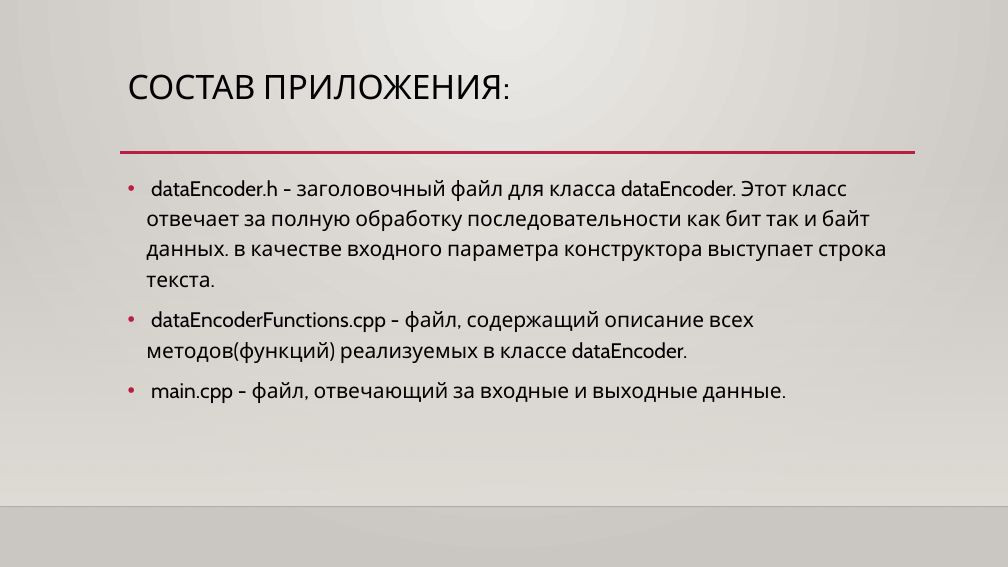
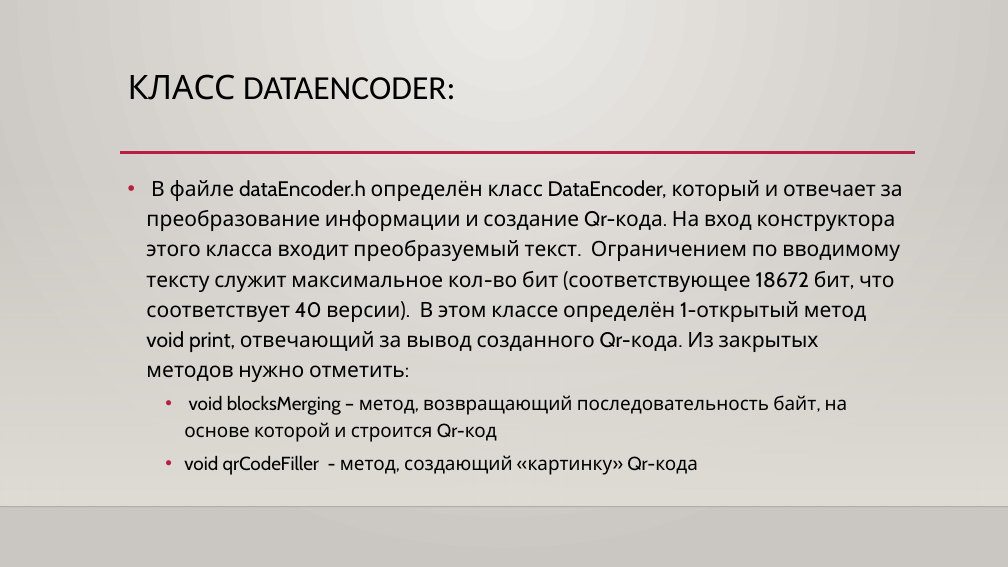
Before and after one commit to Kotolow/Qr-codes, a slide deck: slide 3 of demo/Qr-codes_presentation.pptx. Drawn at 1008x567 pixels with LibreOffice and Linux fonts; fonts in the diff are those of the drawing; background and template pictures are left out. Boxes give left, top, right and bottom in pixels: in the first picture for what was removed or moved away, otherwise in the second. Text is boxed around its words. In the diff, an @@ line names an element or a change of style, - is before the commit and + after.

```diff
--- a/demo/Qr-codes_presentation.pptx
+++ b/demo/Qr-codes_presentation.pptx
@@ title at [128,74,456,100]: text changed; font Cabin to Calibri @@
-СОСТАВ ПРИЛОЖЕНИЯ:
+КЛАСС DATAENCODER:
@@ text at [146,180,903,442]: text changed @@
-• dataEncoder.h - заголовочный файл для класса dataEncoder. Этот класс отвечает за полную обработку последовательности как бит так и байт данных. в качестве входного параметра конструктора выступает строка текста.
-• dataEncoderFunctions.cpp - файл, содержащий описание всех методов(функций) реализуемых в классе dataEncoder.
-• main.cpp - файл, отвечающий за входные и выходные данные.
+• В файле dataEncoder.h определён класс DataEncoder, который и отвечает за преобразование информации и создание Qr-кода. На вход конструктора этого класса входит преобразуемый текст. Ограничением по вводимому тексту служит максимальное кол-во бит (соответствующее 18672 бит, что соответствует 40 версии). В этом классе определён 1-открытый метод void print, отвечающий за вывод созданного Qr-кода. Из закрытых методов нужно отметить:
+  • void blocksMerging – метод, возвращающий последовательность байт, на основе которой и строится Qr-код
+  • void qrCodeFiller - метод, создающий «картинку» Qr-кода
```
Also in this commit, not shown: 4 other slides changed, 1 other file.
